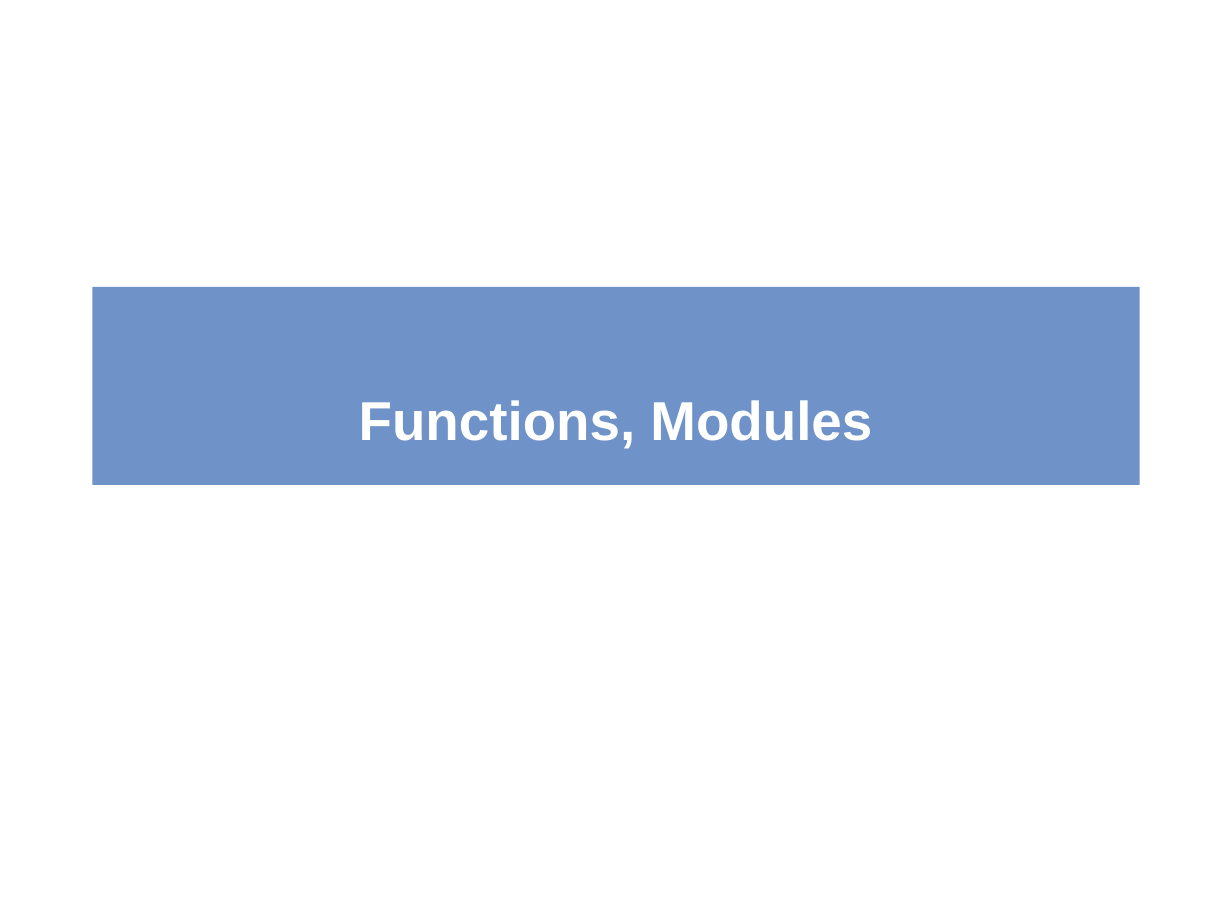
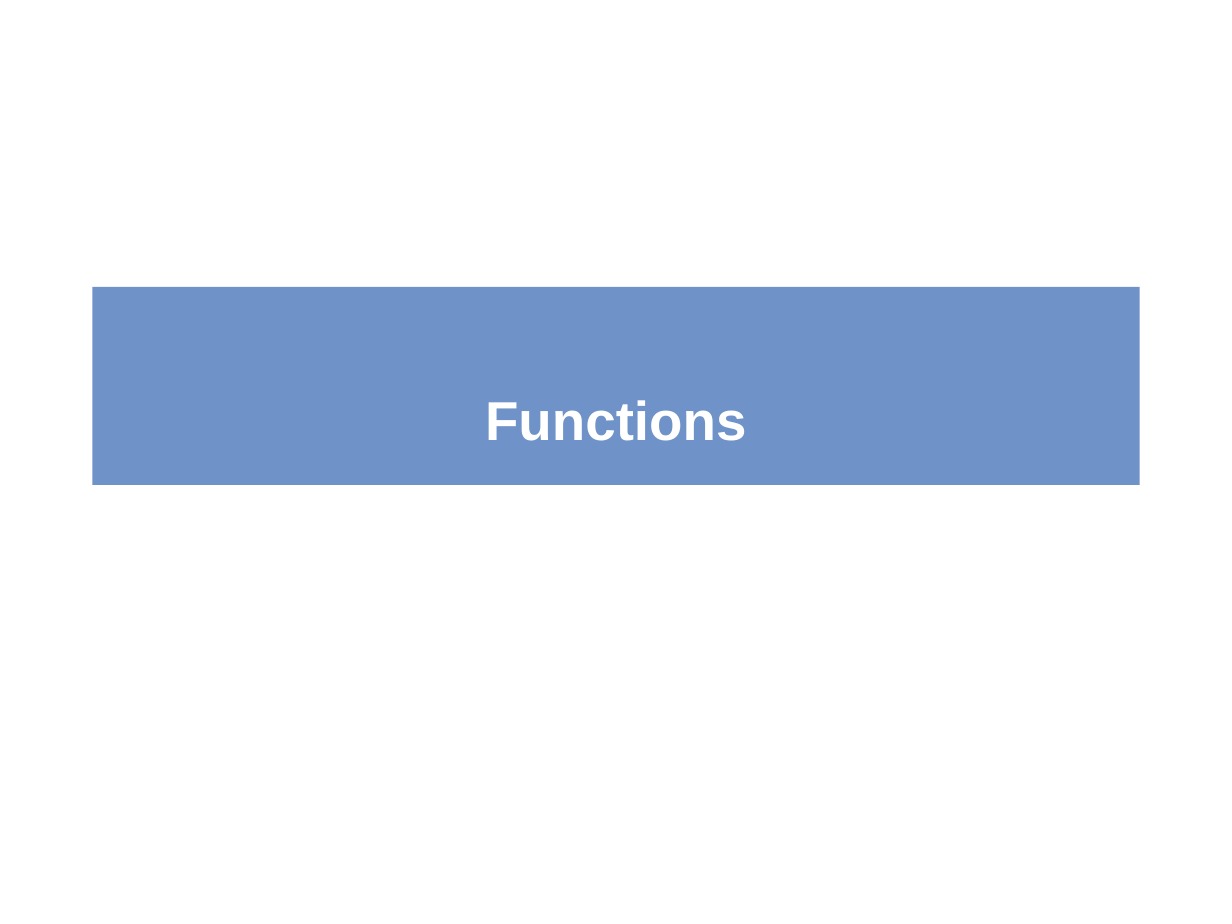
Before and after one commit to kravitejar/PYTHON-CONTENTS, a slide deck: slide 1 of FUNCTIONS.ppt. Drawn at 1232x924 pixels with LibreOffice and Linux fonts; fonts in the diff are those of the drawing. Boxes give left, top, right and bottom in pixels: in the first picture for what was removed or moved away, otherwise in the second. Text is boxed around its words. In the diff, an @@ line names an element or a change of style, - is before the commit and + after.

```diff
--- a/FUNCTIONS.ppt
+++ b/FUNCTIONS.ppt
@@ title at (485,400,746,441): text changed @@
-Functions, Modules
+Functions
```
Also in this commit, not shown: 7 other files.
